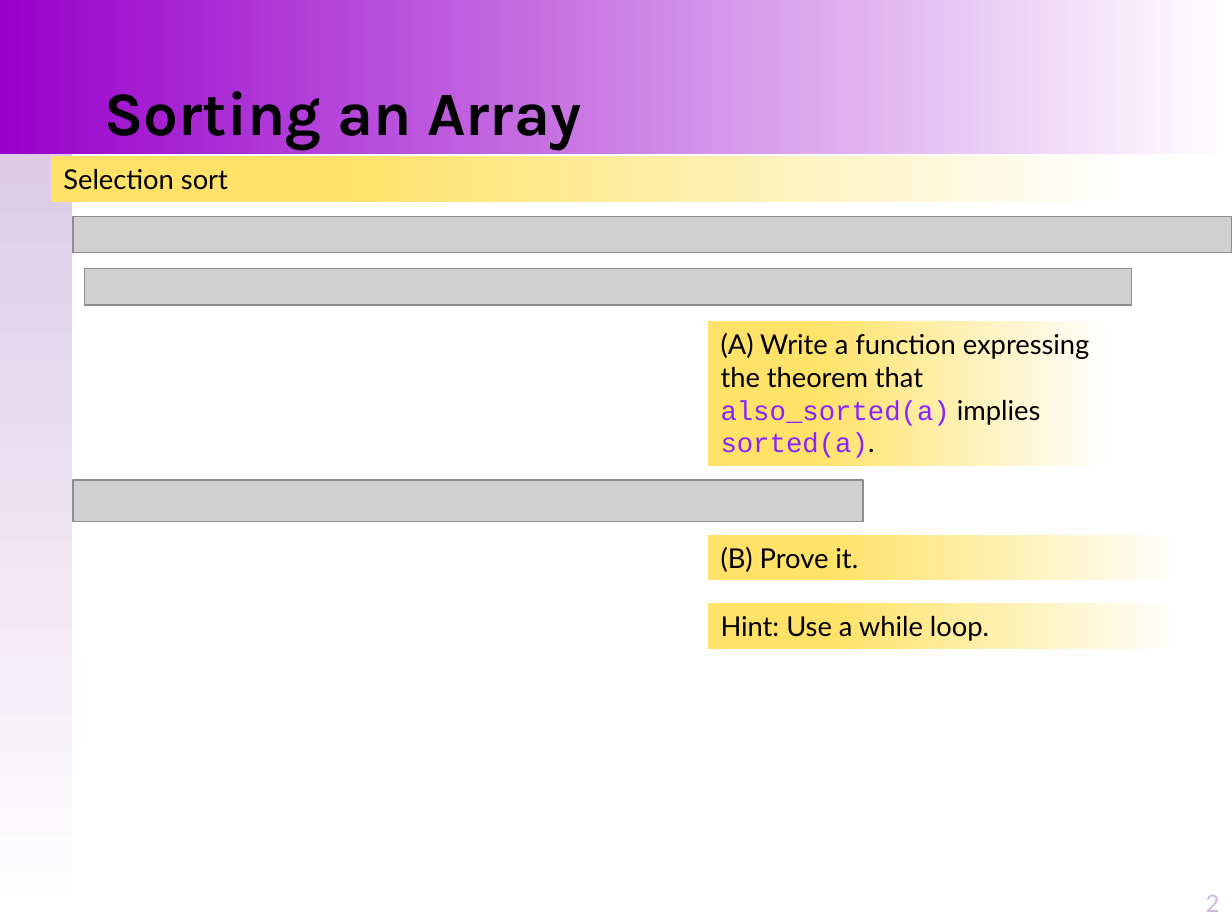
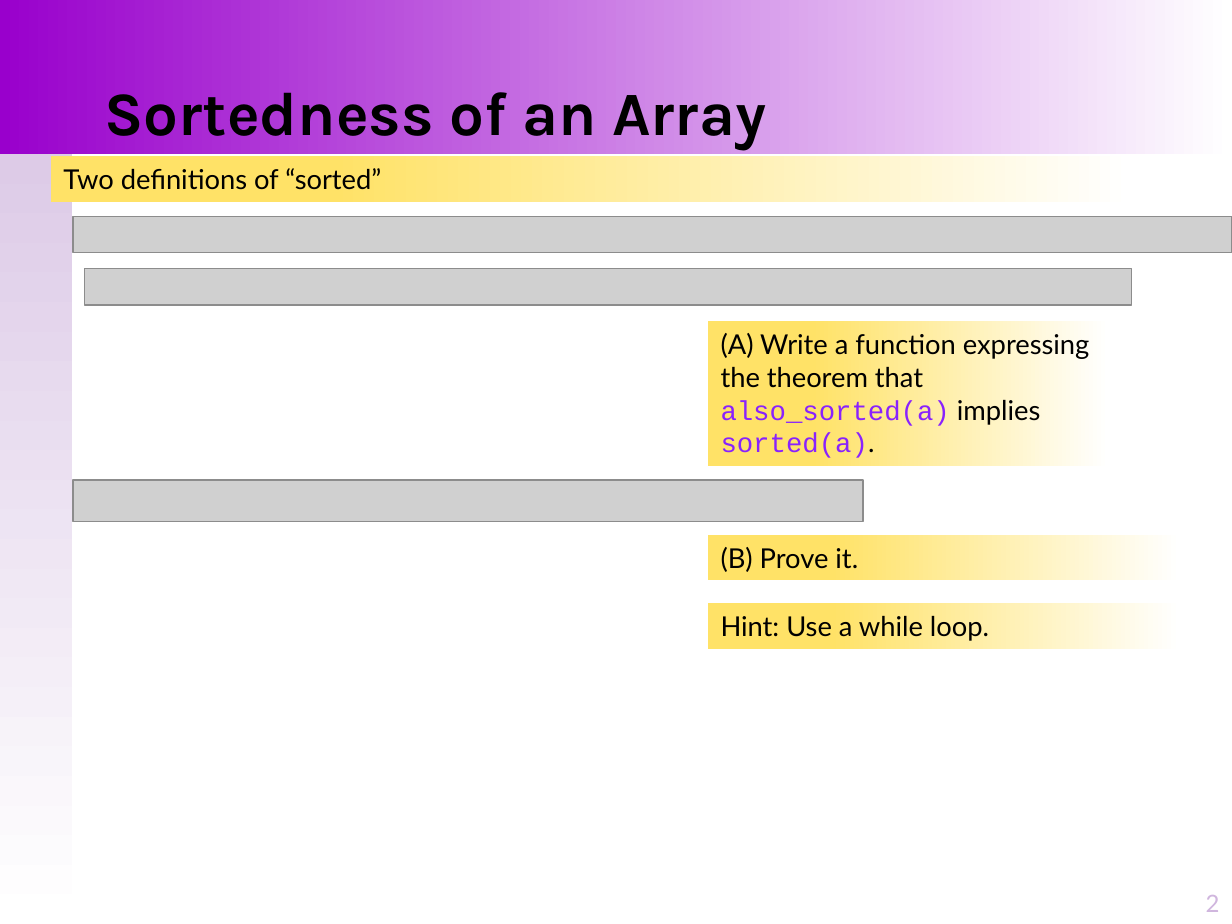
Before and after one commit to santoslab/stress24, a slide deck: slide 2 of slides/M-02-03-Exercise-Sorting.pptx. Drawn at 1232x924 pixels with LibreOffice and Linux fonts; fonts in the diff are those of the drawing; grey boxes stand for pictures. Boxes give left, top, right and bottom in pixels: in the first picture for what was removed or moved away, otherwise in the second. Text is boxed around its words. In the diff, an @@ line names an element or a change of style, - is before the commit and + after.

Commit message:
Fixed typo on slide

```diff
--- a/slides/M-02-03-Exercise-Sorting.pptx
+++ b/slides/M-02-03-Exercise-Sorting.pptx
@@ title at (105,80,766,150): text changed @@
-Sorting an Array
+Sortedness of an Array
@@ text in rectangle at (63,168,381,190): text changed @@
-Selection sort
+Two definitions of “sorted”
```
